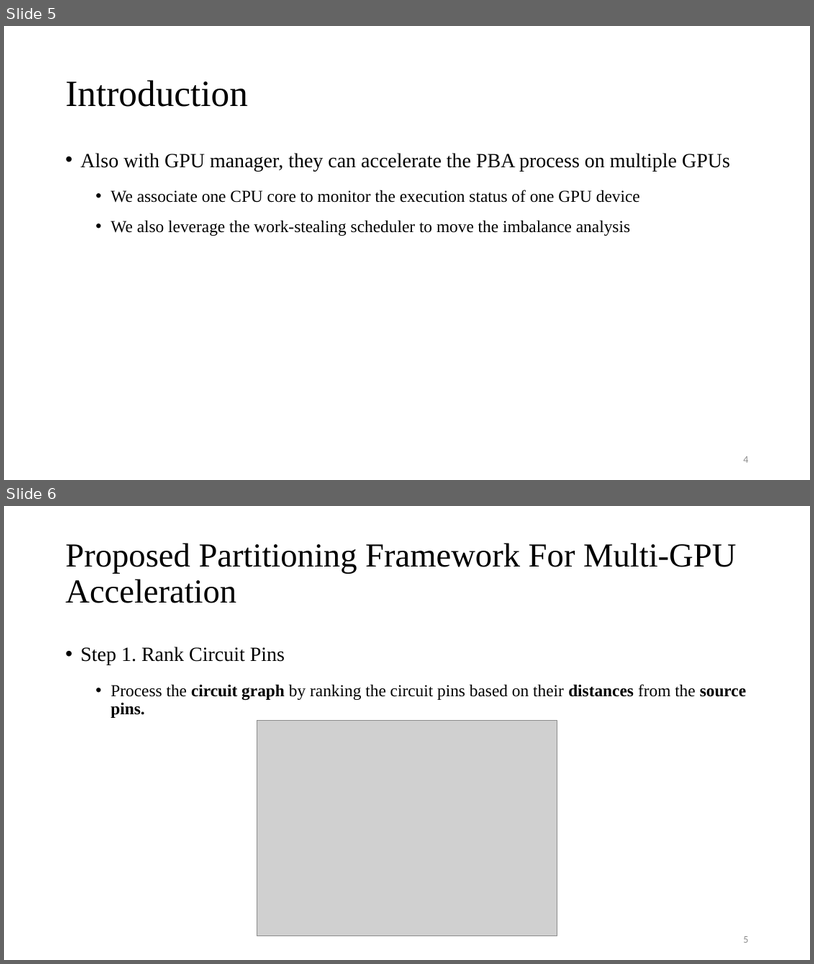
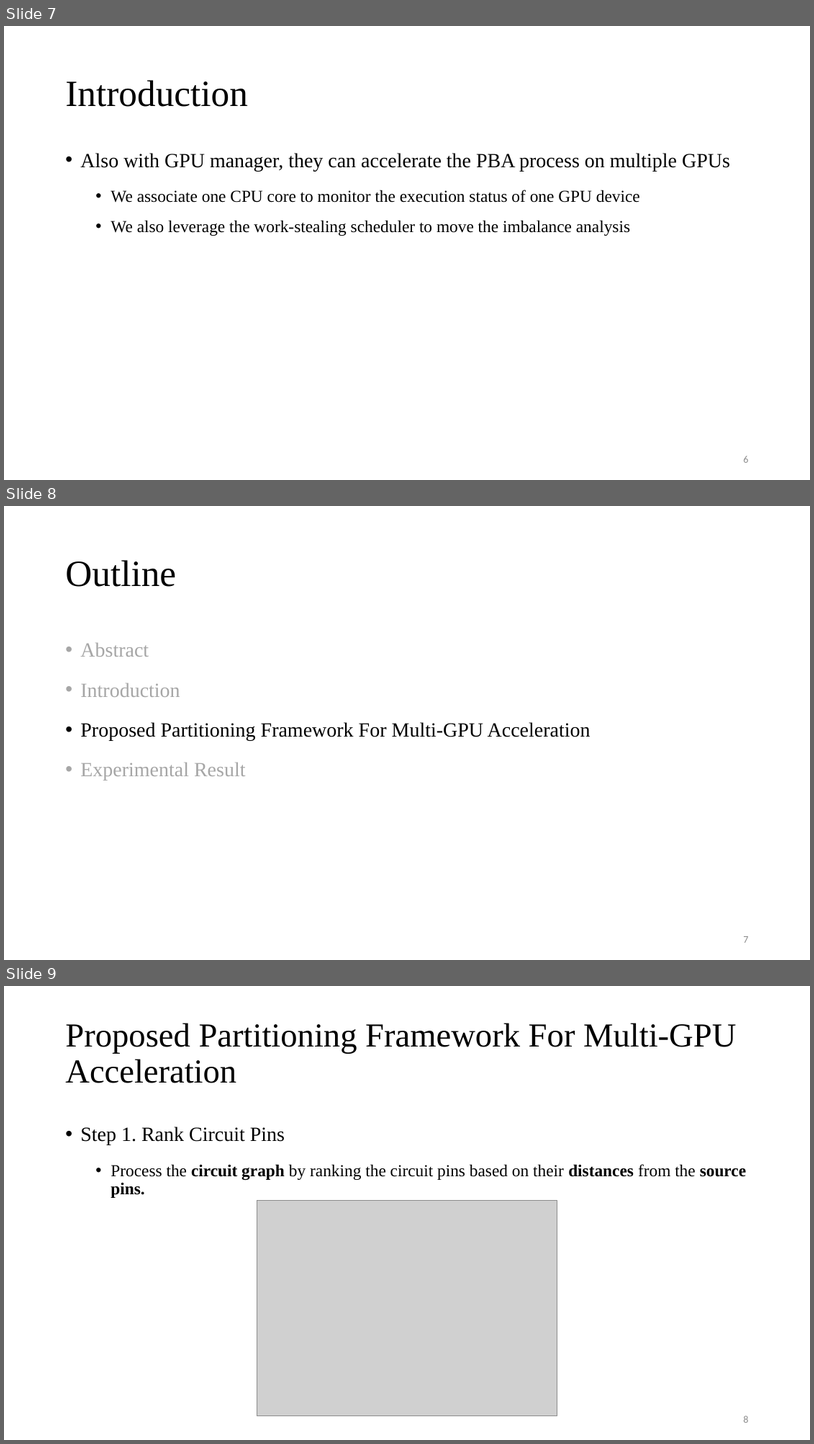
Before and after one commit to Pacific-Feng-Studuies/Studied-Papers, a slide deck: GM/Partition/Fast STA Graph Partitioning Framework for Multi-GPU Acceleration/Fast STA Graph Partitioning Framework for Multi-GPU Acceleration.pptx. Shown one above the other, each under a label of ours: slides 5 and 6 before the commit, slides 7, 8 and 9 after it. The pictures are 814x964 and 814x1444 pixels, drawn with LibreOffice and Linux fonts; fonts in the diff are those of the drawing; grey boxes stand for pictures. Boxes give left, top, right and bottom in pixels: in the first picture for what was removed or moved away, otherwise in the second. Text is boxed around its words. In the diff, an @@ line names an element or a change of style, - is before the commit and + after.

```diff
--- a/GM/Partition/Fast STA Graph Partitioning Framework for Multi-GPU Acceleration/Fast STA Graph Partitioning Framework for Multi-GPU Acceleration.pptx
+++ b/GM/Partition/Fast STA Graph Partitioning Framework for Multi-GPU Acceleration/Fast STA Graph Partitioning Framework for Multi-GPU Acceleration.pptx
@@ slide 8 added at (4,506,810,960), background #FFFFFF @@
@@ title added at (65,560,176,587), 44 pt, text #000000 @@
+Outline
@@ text added at (80,643,591,780), 24 pt, text #000000 @@
+• Abstract
+• Introduction
+• Proposed Partitioning Framework For Multi-GPU Acceleration
+• Experimental Result
@@ page number added at (743,936,748,942), 12 pt, text #8C8C8C @@
+7
@@ what was slide 5 is now slide 7 @@
@@ page number at (743,456,748,462): text changed @@
-4
+6
@@ what was slide 6 is now slide 9 @@
@@ page number at (743,1415,748,1422): text changed @@
-5
+8
```
Also in this commit, not shown: 3 slides changed, 5 other slides added.
